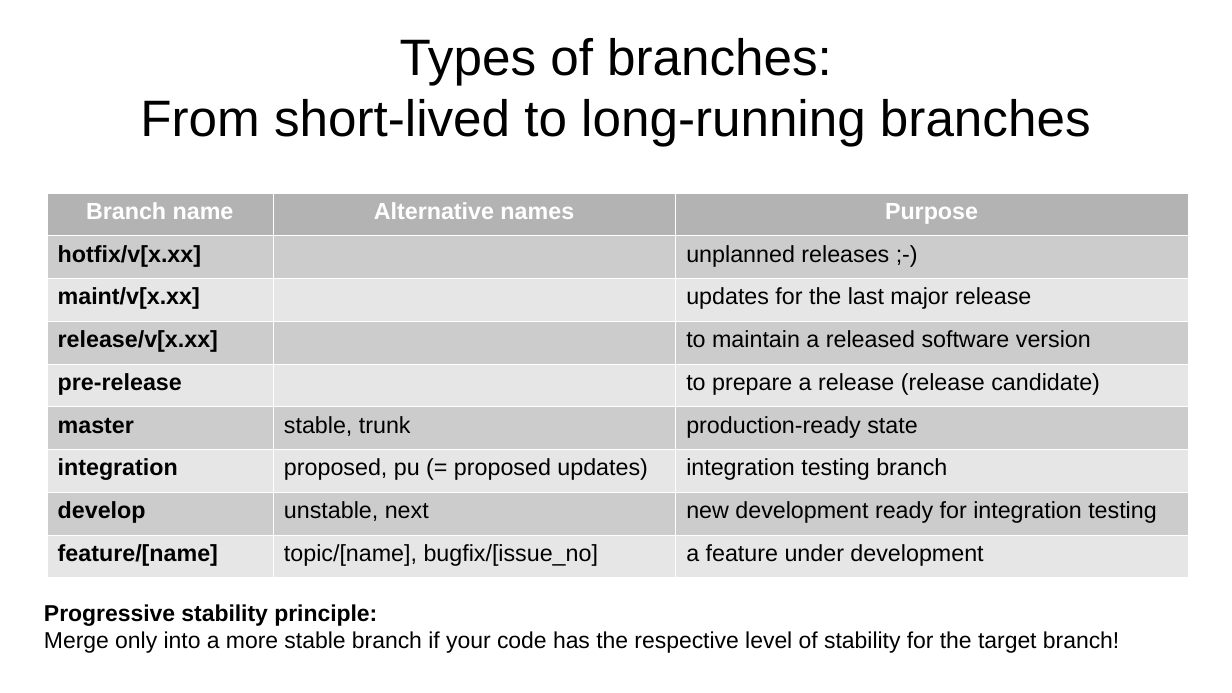
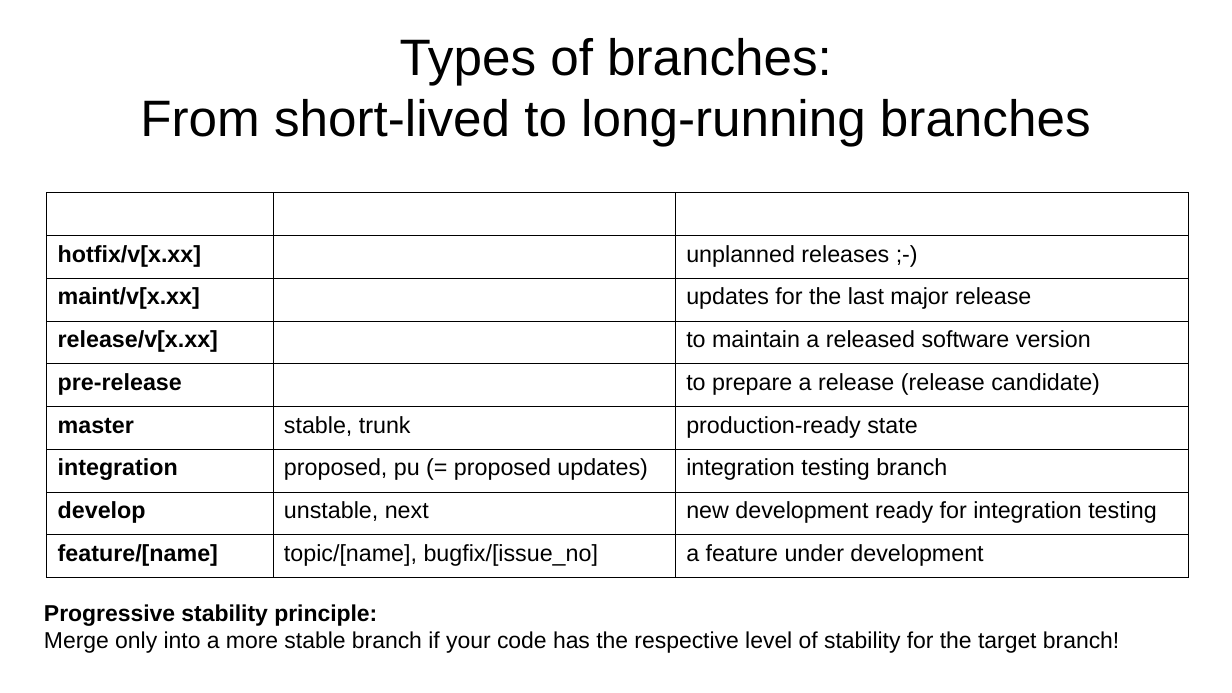
Before and after one commit to aryoda/git_essentials, a slide deck: slide 5 of Introduction to Git collaboration workflows.odp. Drawn at 1232x693 pixels with LibreOffice and Linux fonts; fonts in the diff are those of the drawing. Boxes give left, top, right and bottom in pixels: in the first picture for what was removed or moved away, otherwise in the second. Text is boxed around its words. In the diff, an @@ line names an element or a change of style, - is before the commit and + after.

```diff
--- a/Introduction to Git collaboration workflows.odp
+++ b/Introduction to Git collaboration workflows.odp
@@ table at (47,192,1188,577) @@
@@ fill #B3B3B3 to none in row 1 @@
@@ fill #CCCCCC to none in 10 cells @@
@@ fill #E6E6E6 to none in 10 cells @@
@@ borders changed @@
```
Also in this commit, not shown: 3 other slides changed, 2 slides added.
